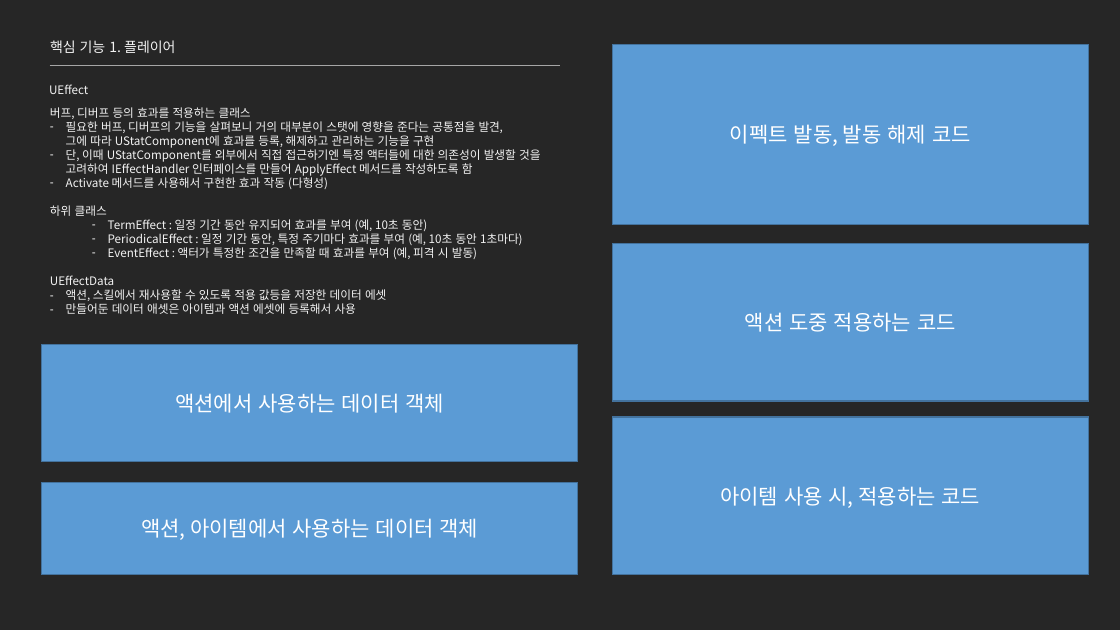
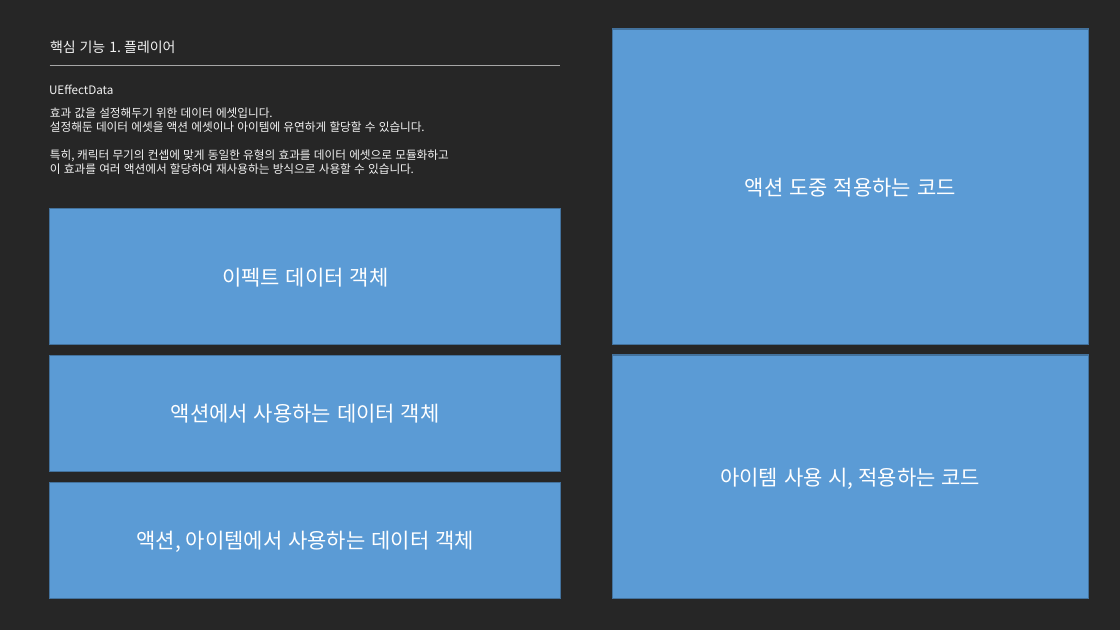
Before and after one commit to jhk0701/project-ARPGHunter, a slide deck: slide 10 of Docs/UnrealEngine_문서_김정환.pptx. Drawn at 1120x630 pixels with LibreOffice and Linux fonts; fonts in the diff are those of the drawing. Boxes give left, top, right and bottom in pixels: in the first picture for what was removed or moved away, otherwise in the second. Text is boxed around its words. In the diff, an @@ line names an element or a change of style, - is before the commit and + after.

Commit message:
Chore: 테스트 데이터 제거

```diff
--- a/Docs/UnrealEngine_문서_김정환.pptx
+++ b/Docs/UnrealEngine_문서_김정환.pptx
@@ rectangle "액션 도중 적용하는 코드": place and size @@
-rectangle "액션 도중 적용하는 코드" at <box>613,244,1088,402</box>
+rectangle "액션 도중 적용하는 코드" at <box>613,29,1088,344</box>
@@ rectangle removed at <box>613,45,1088,225</box> @@
-이펙트 발동, 발동 해제 코드
@@ text at <box>49,84,113,94</box>: text changed @@
-UEffect
+UEffectData
@@ text at <box>50,107,449,174</box>: text changed @@
-버프, 디버프 등의 효과를 적용하는 클래스
-– 필요한 버프, 디버프의 기능을 살펴보니 거의 대부분이 스탯에 영향을 준다는 공통점을 발견,
-  그에 따라 UStatComponent에 효과를 등록, 해제하고 관리하는 기능을 구현
-– 단, 이때 UStatComponent를 외부에서 직접 접근하기엔 특정 액터들에 대한 의존성이 발생할 것을 고려하여 IEffectHandler 인터페이스를 만들어 ApplyEffect 메서드를 작성하도록 함
-– Activate 메서드를 사용해서 구현한 효과 작동 (다형성)
-하위 클래스
-  – TermEffect : 일정 기간 동안 유지되어 효과를 부여 (예, 10초 동안)
-  – PeriodicalEffect : 일정 기간 동안, 특정 주기마다 효과를 부여 (예, 10초 동안 1초마다)
-  – EventEffect : 액터가 특정한 조건을 만족할 때 효과를 부여 (예, 피격 시 발동)
-UEffectData
-– 액션, 스킬에서 재사용할 수 있도록 적용 값등을 저장한 데이터 에셋
-– 만들어둔 데이터 애셋은 아이템과 액션 에셋에 등록해서 사용
+효과 값을 설정해두기 위한 데이터 에셋입니다.
+설정해둔 데이터 에셋을 액션 에셋이나 아이템에 유연하게 할당할 수 있습니다.
+특히, 캐릭터 무기의 컨셉에 맞게 동일한 유형의 효과를 데이터 에셋으로 모듈화하고
+이 효과를 여러 액션에서 할당하여 재사용하는 방식으로 사용할 수 있습니다.
@@ rectangle added at <box>50,208,561,344</box>, fill #5B9BD5, outline #43739E 1 pt, 18 pt, text #FFFFFF @@
+이펙트 데이터 객체
@@ rectangle "액션에서 사용하는 데이터 객체": place and size @@
-rectangle "액션에서 사용하는 데이터 객체" at <box>42,345,578,462</box>
+rectangle "액션에서 사용하는 데이터 객체" at <box>50,355,561,472</box>
@@ rectangle "아이템 사용 시, 적용하는 코드": place and size @@
-rectangle "아이템 사용 시, 적용하는 코드" at <box>613,417,1088,575</box>
+rectangle "아이템 사용 시, 적용하는 코드" at <box>613,355,1088,599</box>
@@ rectangle "액션, 아이템에서 사용하는 데이터 객체": place and size @@
-rectangle "액션, 아이템에서 사용하는 데이터 객체" at <box>42,482,578,575</box>
+rectangle "액션, 아이템에서 사용하는 데이터 객체" at <box>50,482,561,598</box>
```
Also in this commit, not shown: 4 other slides changed, 1 other file.
